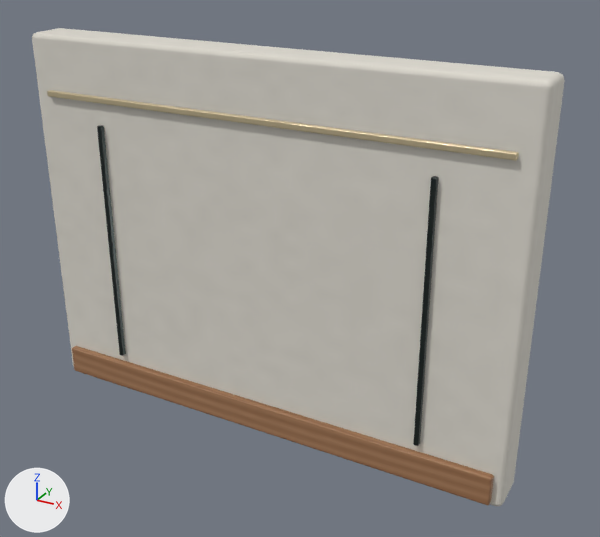
Before and after pictures for a commit that changed the glTF model public/models/custom/architecture/wall-solid.glb.
Before and after are seen from a 50 mm camera at (3.01, -4.95, 3.91) aimed at (0.25, 0.08, 1.39). Arrows for +X, +Y and +Z are at lower left; the lights stay in place. The older version comes first. Mesh edges are drawn as thin lines on the coarser meshes.

The first picture shows 'Wall_Base_-1', 'Wall_Core', 'Wall_Reveal_-1_-1.35', 'Wall_Reveal_-1_1.35', 'Wall_ShadowLine_-1'.
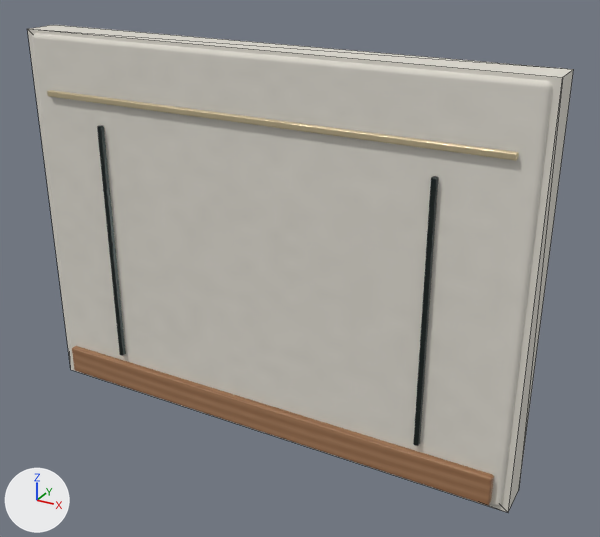
Patch to the scene script:
```diff
--- a/public/models/custom/architecture/wall-solid.glb.py
+++ b/public/models/custom/architecture/wall-solid.glb.py
@@ me_cube_001_1 @@
+me_cube_001_1.from_pydata(...)  # a box spanning x -2.04..2.04, y -0.14..0.14, z -1.52..1.52
+me_cube_001_1.materials.append(mat_plaster_warmwhite)  # picture img_plaster_warm
@@ ob_wall_closurecore @@
+ob_wall_closurecore = bpy.data.objects.new('Wall_ClosureCore', me_cube_001_1)
+ob_wall_closurecore.location = (0.0, 0.0, 1.5)
```

Changed parts and their boxes (x1, y1, x2, y2) in the pictures (600 x 537 px):
'Wall_ClosureCore', added: after (28, 25, 574, 512)
